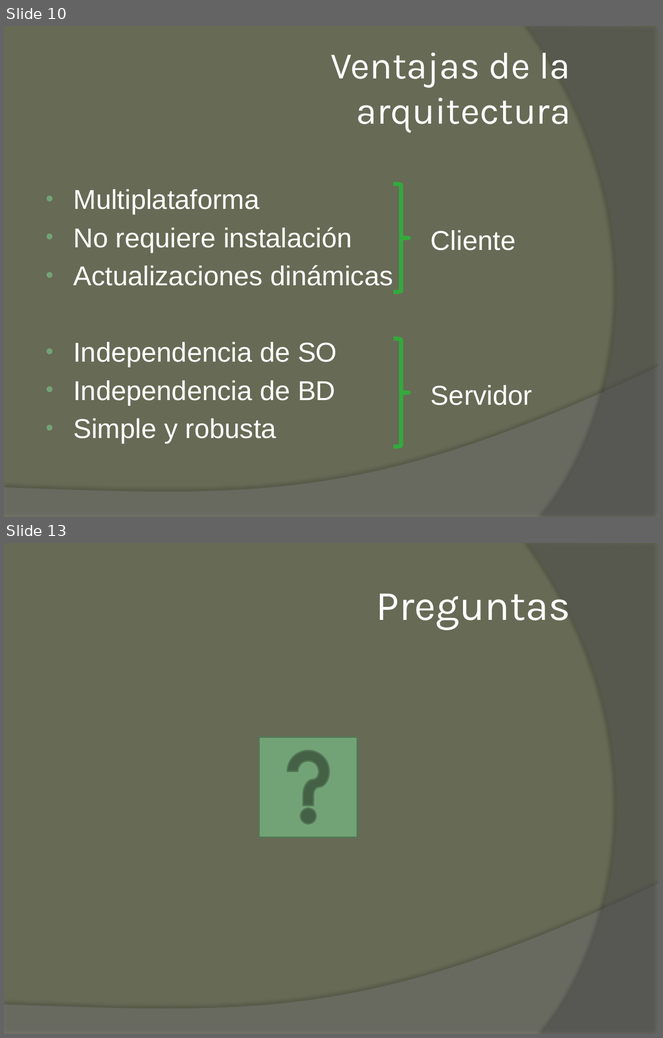
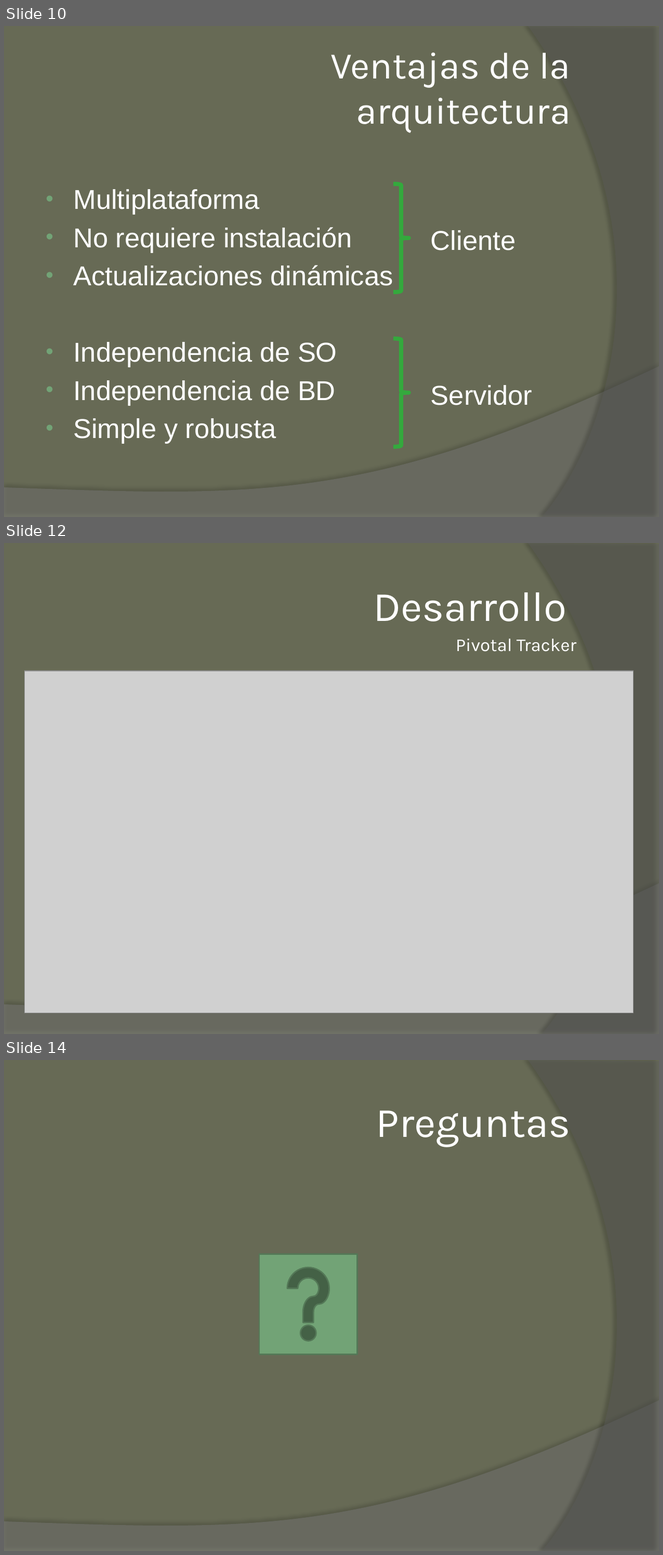
Before and after one commit to invernizzie/fiuba-taller-desarrollo-2cuat2010, a slide deck: presentaciones/Tecnica.pptx. Shown one above the other, each under a label of ours: slides 10 and 13 before the commit, slides 10, 12 and 14 after it; the slides between them are not shown. The pictures are 663x1038 and 663x1555 pixels, drawn with LibreOffice and Linux fonts; fonts in the diff are those of the drawing; grey boxes stand for pictures; background and template pictures are left out. Boxes give left, top, right and bottom in pixels: in the first picture for what was removed or moved away, otherwise in the second. Text is boxed around its words. In the diff, an @@ line names an element or a change of style, - is before the commit and + after.

Commit message:
Agrego pivotal tracker y un diagramita asi nomas de la App a la presentación Tecnica

```diff
--- a/presentaciones/Tecnica.pptx
+++ b/presentaciones/Tecnica.pptx
@@ slide 12 added at (4, 543, 659, 1034), background #676A55; not listed: 2 template elements that a slide beside it also shows @@
@@ text added at (373, 592, 567, 622), 46 pt, text #FFFFFF @@
+Desarrollo
@@ text added at (456, 639, 577, 652), 20 pt, text #FFFFFF @@
+Pivotal Tracker
@@ picture added at (24, 671, 634, 1014) @@
@@ what was slide 13 is now slide 14 @@
```
Also in this commit, not shown: 3 slides changed.
